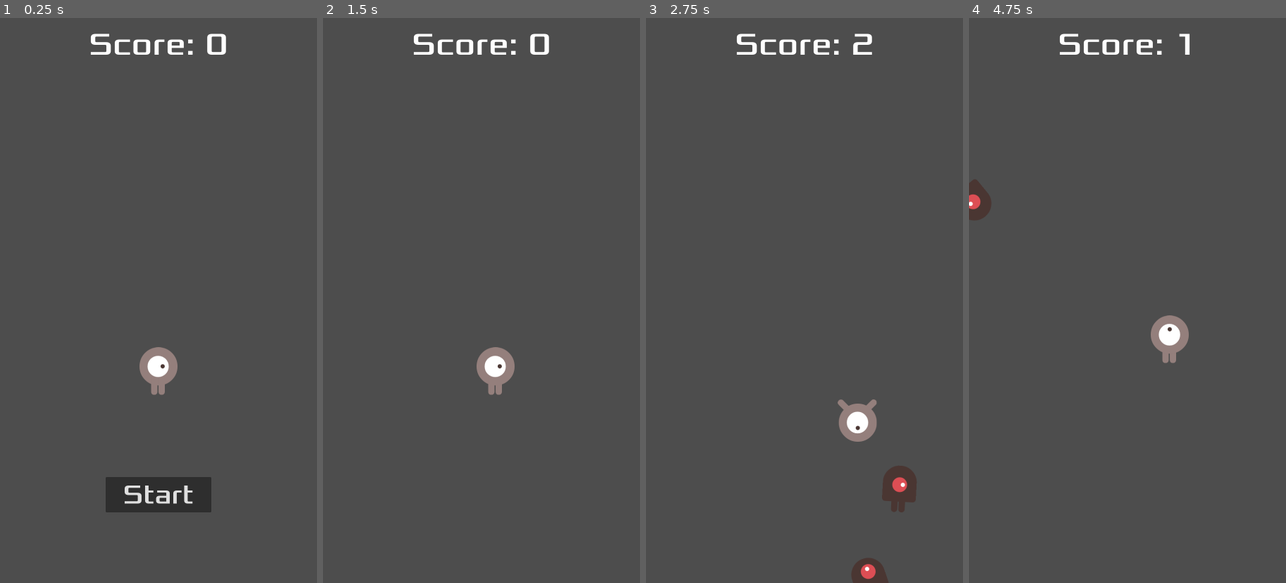
Above: before the commit, frames 1-4 (left to right).
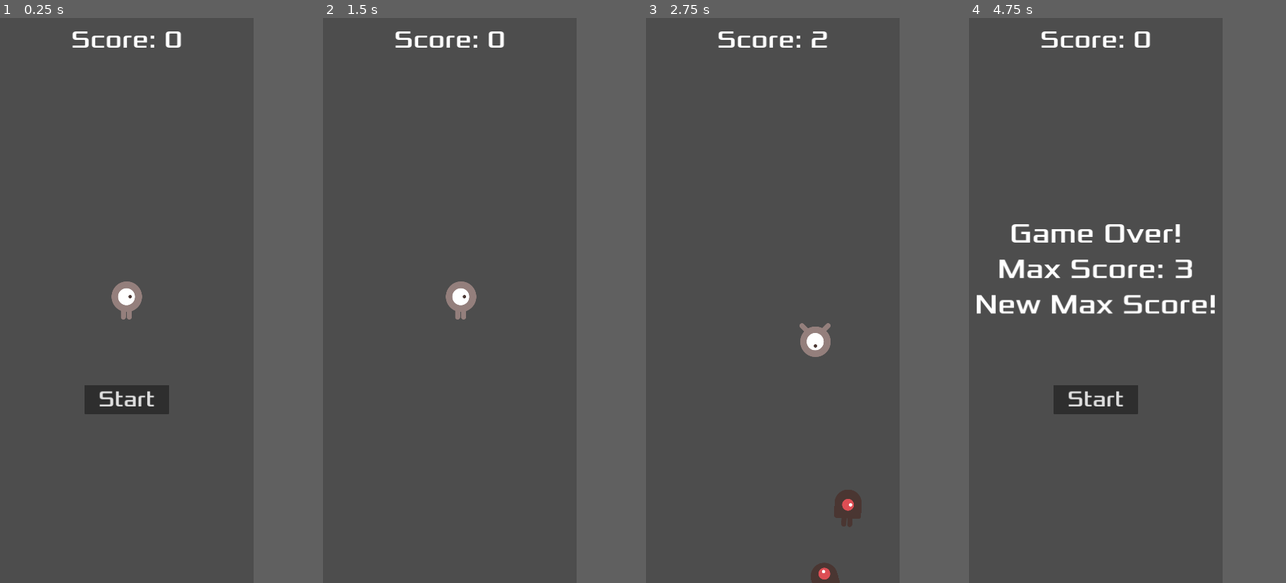
Above: after the commit, the same moments.

Repository: lichen63/godot-games
Game: Godot game, scene res://game/game.tscn
The game is run twice, just before and just after one commit, with the same random seed, the same clock (stepped at 60 frames per second) and the same inputs.
Inputs (mouse positions are in pixels of both pictures, inside the frame that each line leads up to):
- Up to frame 1 (0.25 s): no input
- Up to frame 2 (1.5 s): click "Start" at 0.5 s; tap Enter at 1.25 s; hold D (player_action_right) from 1.28 s (still down)
- Up to frame 3 (2.75 s): release D (player_action_right) at 2.03 s; hold S (player_action_down) from 2.03 s (still down)
- Up to frame 4 (4.75 s): release S (player_action_down) at 2.78 s; hold D (player_action_right) 2.78-3.5 s; click (1127, 492) at 3.5 s, where only the run before the commit has a clickable "Start"; tap Space at 4.25 s; hold W (player_action_up) from 4.28 s (still down)
In our replay, the window is 450x800 before the commit and 360x800 after it. These sizes can differ from the game's own. Grey fills any space a smaller window leaves; there, only what the larger window draws over its background counts as a difference.

The runs differ from the first frame. In frame 1, 5.3% of the frame differs, in the area x 22-72%, y 2-88%; in frame 2, 2.0%; in frame 3, 3.7%; in frame 4, 5.9%, in the area x 0-78%, y 2-71%.
Error in both runs: Trying to assign value of type 'Nil' to a variable of type 'Dictionary'. (res://global/local_data.gd:8)

Commit message:
update window stretch mode to canvas_items

Diff:
--- a/dodge_the_creeps/game/game.tscn
+++ b/dodge_the_creeps/game/game.tscn
@@ -6,6 +6,7 @@
 
 [node name="Game" type="Node2D"]
 script = ExtResource("1_xhws6")
+metadata/_edit_group_ = true
 
 [node name="Player" parent="." instance=ExtResource("1_d4kni")]
 position = Vector2(450, 1000)
@@ -13,10 +14,12 @@
 [node name="SpawnEnemyTimer" type="Timer" parent="."]
 
 [node name="UIControl" parent="." instance=ExtResource("3_gterc")]
+metadata/_edit_group_ = true
 
 [node name="ScoreTimer" type="Timer" parent="."]
 
 [node name="AudioStreamPlayer2D" type="AudioStreamPlayer2D" parent="."]
+metadata/_edit_group_ = true
 
 [connection signal="timeout" from="SpawnEnemyTimer" to="." method="_on_spawn_enemy_timer_timeout"]
 [connection signal="timeout" from="ScoreTimer" to="." method="_on_score_timer_timeout"]
--- a/dodge_the_creeps/project.godot
+++ b/dodge_the_creeps/project.godot
@@ -24,6 +24,7 @@
 
 window/size/viewport_width=900
 window/size/viewport_height=2000
+window/stretch/mode="canvas_items"
 
 [input]
 
